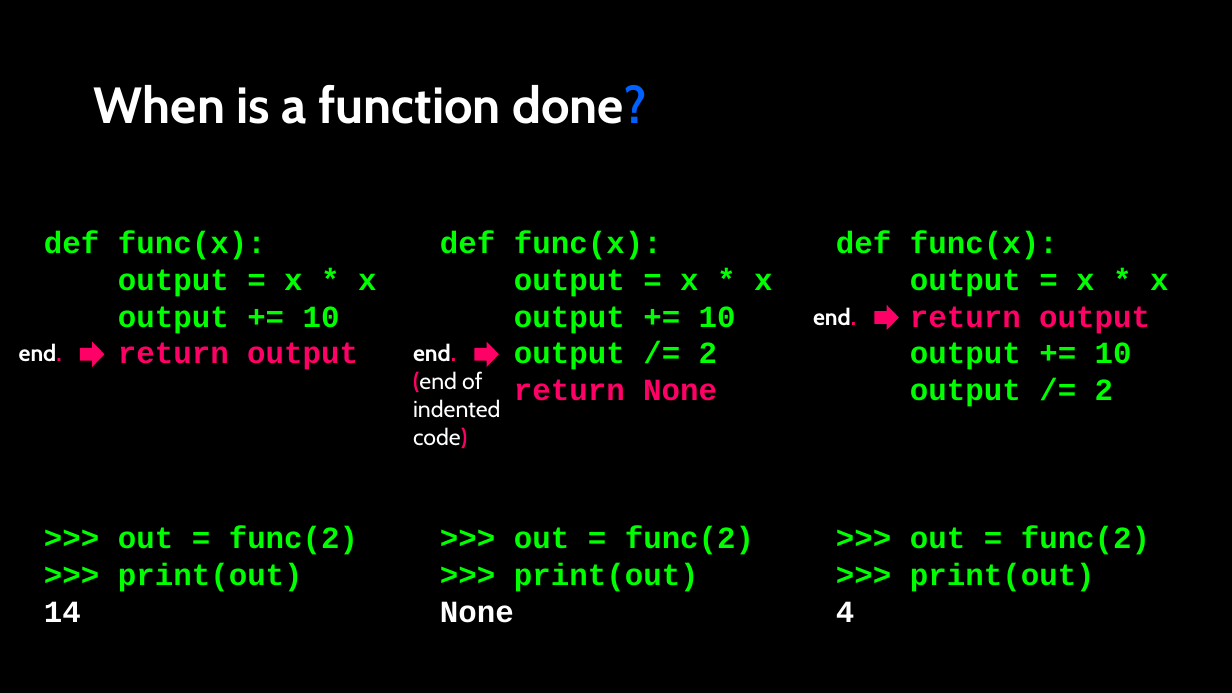
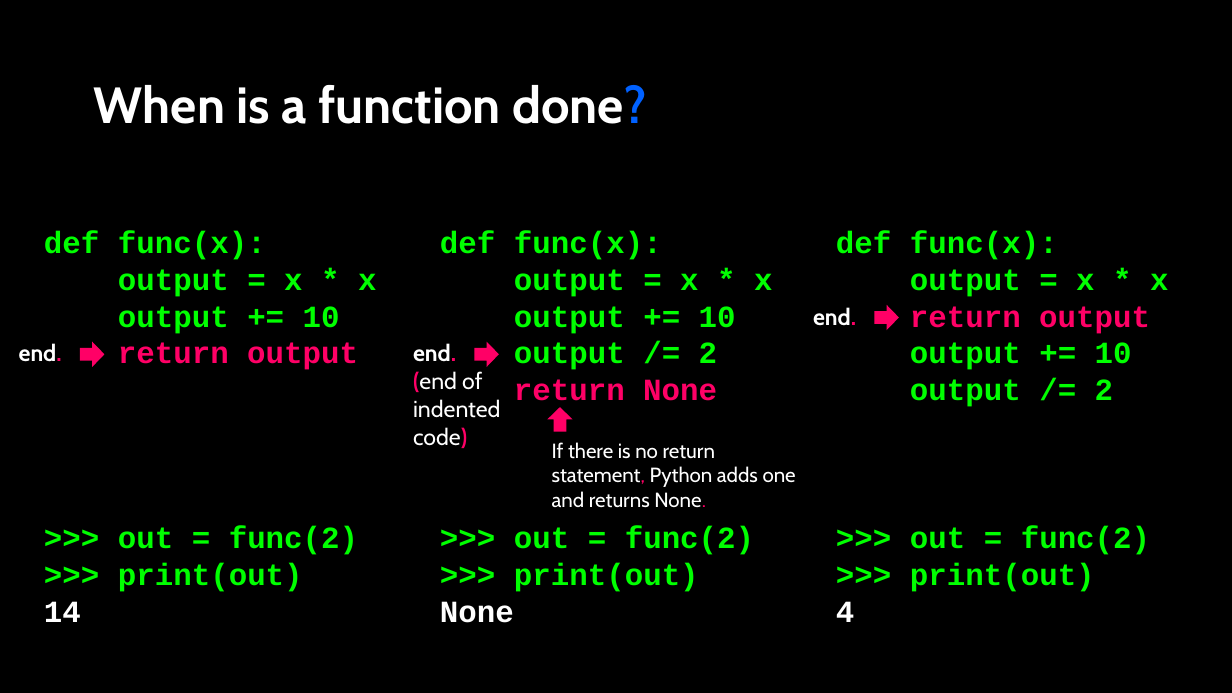
Before and after one commit to APS106/APS106-winter-2024-kinsella-goodfellow, a slide deck: slide 30 of lectures/week4/lecture1/slides/week4_lecture1.pptx. Drawn at 1232x693 pixels with LibreOffice and Linux fonts; fonts in the diff are those of the drawing; background and template pictures are left out. Boxes give left, top, right and bottom in pixels: in the first picture for what was removed or moved away, otherwise in the second. Text is boxed around its words. In the diff, an @@ line names an element or a change of style, - is before the commit and + after.

```diff
--- a/lectures/week4/lecture1/slides/week4_lecture1.pptx
+++ b/lectures/week4/lecture1/slides/week4_lecture1.pptx
@@ right arrow added at bbox=[548, 407, 573, 431], fill #FF0066 @@
@@ text added at bbox=[552, 442, 796, 508], 16 pt, text #FFFFFF @@
+If there is no return statement, Python adds one and returns None.
```
Also in this commit, not shown: 1 other slide changed, 12 other files.
